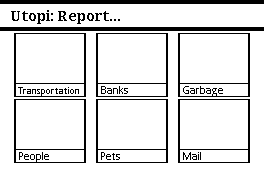
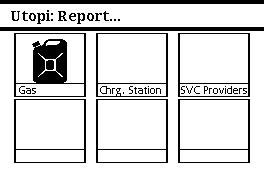
The second w=264, h=176 image is a revision of the first. Changes to its layers:
hid group "L: Main 2/2 11" (6 layers) over [18, 86, 223, 162]
showed group "L: Power 1/1 11" (3 layers) over [19, 86, 247, 96]
showed group "I: Power 1/1" (1 layers) over [32, 39, 67, 83]
added layer "Gas #1" in group "I: Power 1/1" over [32, 39, 67, 83]
